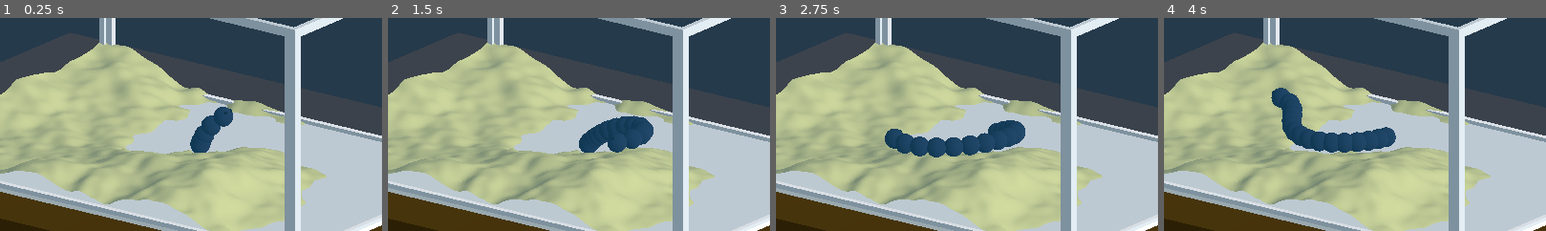
Above: before the commit, frames 1-4 (left to right).
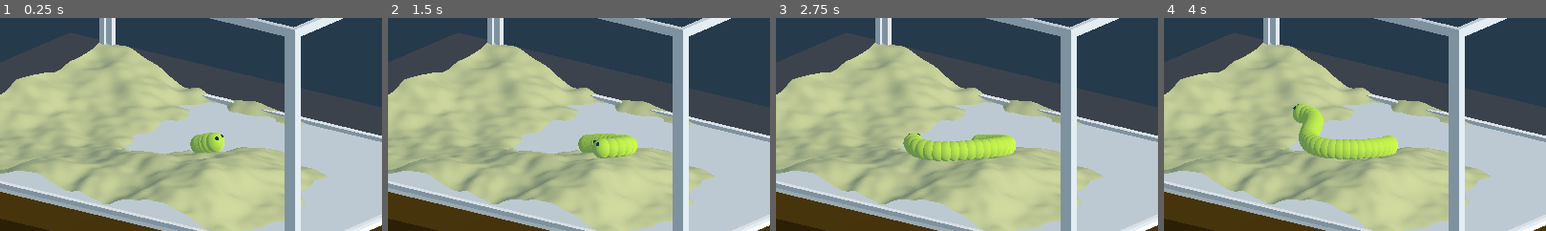
Above: after the commit, the same moments.

Repository: aidan-middleton/Fish-Tank-Game-With-Eel
Game: Godot game, scene res://Scenes/main.tscn
The game is run twice, just before and just after one commit, with the same random seed, the same clock (stepped at 60 frames per second) and the same inputs.
Inputs (mouse positions are % of the whole screen's width and height, from its top left):
- Up to frame 1 (0.25 s): no input
- Up to frame 2 (1.5 s): tap Enter at 0.5 s; move the mouse to (72, 42) at 0.52 s; hold D 0.53-1.25 s; tap Q at 0.6 s; click (72, 42) at 0.67 s; drag from (30, 53) to (45, 69) at 1.27 s
- Up to frame 3 (2.75 s): move the mouse to (60, 25) at 2.02 s; hold D from 2.03 s (still down); tap Q at 2.1 s
- Up to frame 4 (4 s): release D at 2.75 s; drag from (45, 69) to (20, 32) at 2.77 s; move the mouse to (80, 63) at 3.52 s; hold A from 3.53 s (still down); tap Q at 3.6 s
The pictures show only the part of the screen within x 23-73%, y 42-91%; the shares and areas given below are measured in that part.

The runs differ from the first frame. In frame 1, 1.5% of the frame differs, in the area x 49-61%, y 41-64%; in frame 2, 2.8%; in frame 3, 4.1%; in frame 4, 4.9%, in the area x 28-62%, y 32-67%.

Commit message:
attempt on masking, polish for presentation

Diff:
--- a/project/Materials/eel1.tres
+++ b/project/Materials/eel1.tres
@@ -1,4 +1,4 @@
 [gd_resource type="SpatialMaterial" format=2]
 
 [resource]
-albedo_color = Color( 0.0941176, 0.184314, 0.294118, 1 )
+albedo_color = Color( 0.835294, 0.996078, 0.0509804, 1 )
--- a/project/Scenes/Eel/eel_body.tscn
+++ b/project/Scenes/Eel/eel_body.tscn
@@ -10,12 +10,14 @@
 [sub_resource type="SphereShape" id=3]
 
 [node name="Spatial" type="KinematicBody"]
+collision_mask = 4
 script = ExtResource( 1 )
 
 [node name="CollisionShape" type="CollisionShape" parent="."]
 shape = SubResource( 1 )
 
 [node name="CSGMesh" type="CSGMesh" parent="."]
+transform = Transform( 0.998806, 0, 0, 0, 0.998806, 0, 0, 0, 0.998806, 0, 0, 0 )
 mesh = SubResource( 2 )
 material = ExtResource( 2 )
 
--- a/project/Scenes/Eel/eel_main.tscn
+++ b/project/Scenes/Eel/eel_main.tscn
@@ -17,6 +17,7 @@
 script = ExtResource( 2 )
 
 [node name="eel_head" type="KinematicBody" parent="."]
+collision_mask = 2
 script = ExtResource( 1 )
 
 [node name="CollisionShape" type="CollisionShape" parent="eel_head"]
--- a/project/Scripts/Eel/EelBodyController.gd
+++ b/project/Scripts/Eel/EelBodyController.gd
@@ -8,9 +8,9 @@
 
 func follow_parent() -> void:
 	self.global_transform.origin = lerp(self.global_transform.origin,
-		parent.global_transform.origin, get_physics_process_delta_time() * 5.0)
+		parent.global_transform.origin, get_physics_process_delta_time() * 8.0)
 	self.rotation_degrees = lerp(self.rotation_degrees,
-		parent.rotation_degrees, get_physics_process_delta_time() * 50.0)
+		parent.rotation_degrees, get_physics_process_delta_time() * 5.0)
 
 func _physics_process(delta: float) -> void:
 	follow_parent()
--- a/project/Scripts/Eel/EelController.gd
+++ b/project/Scripts/Eel/EelController.gd
@@ -9,7 +9,7 @@
 
 var bodies: Array = []
 
-var start_length: int = 15
+var start_length: int = 30
 
 onready var head: KinematicBody = $eel_head
 #onready var camera: Camera = $camera
